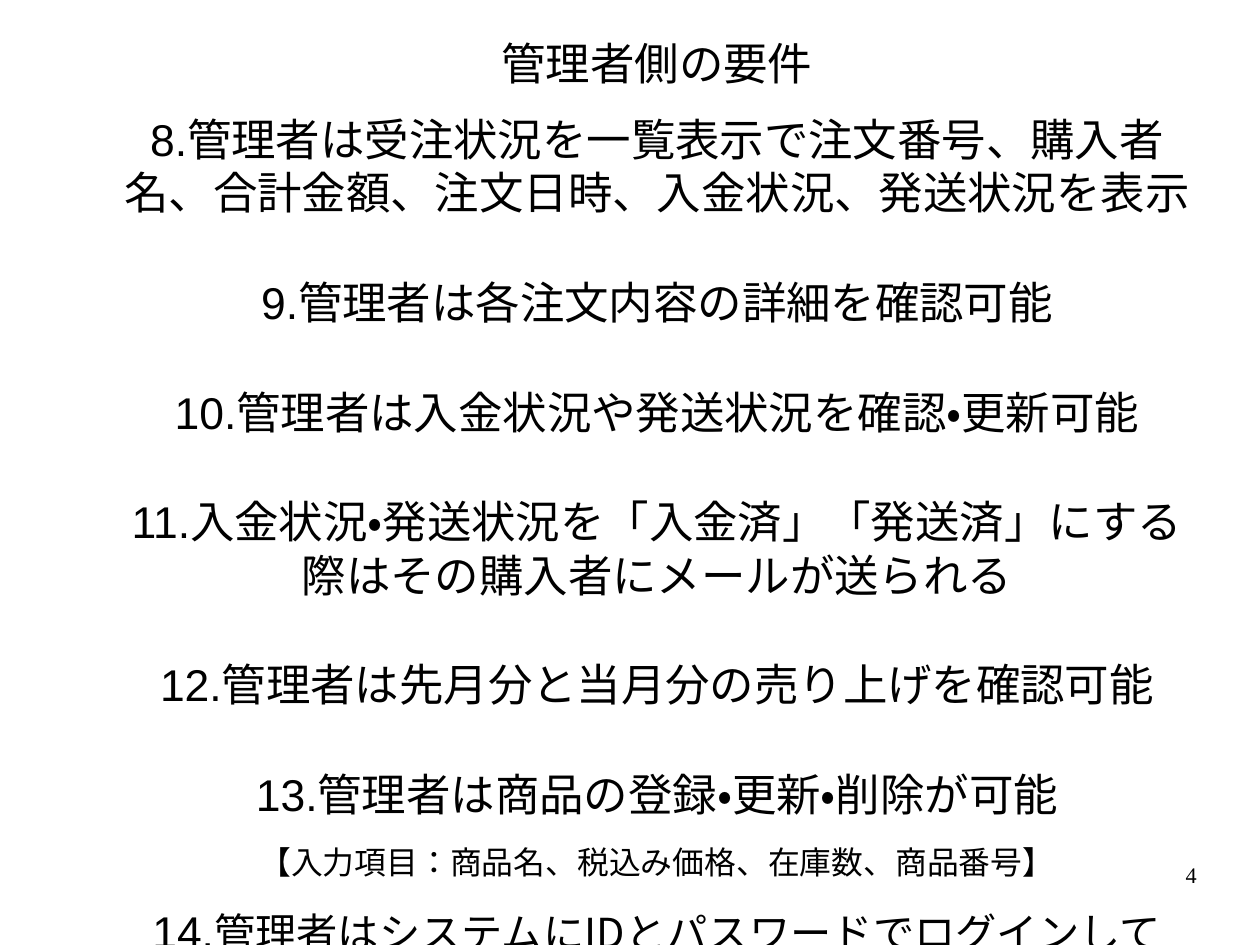
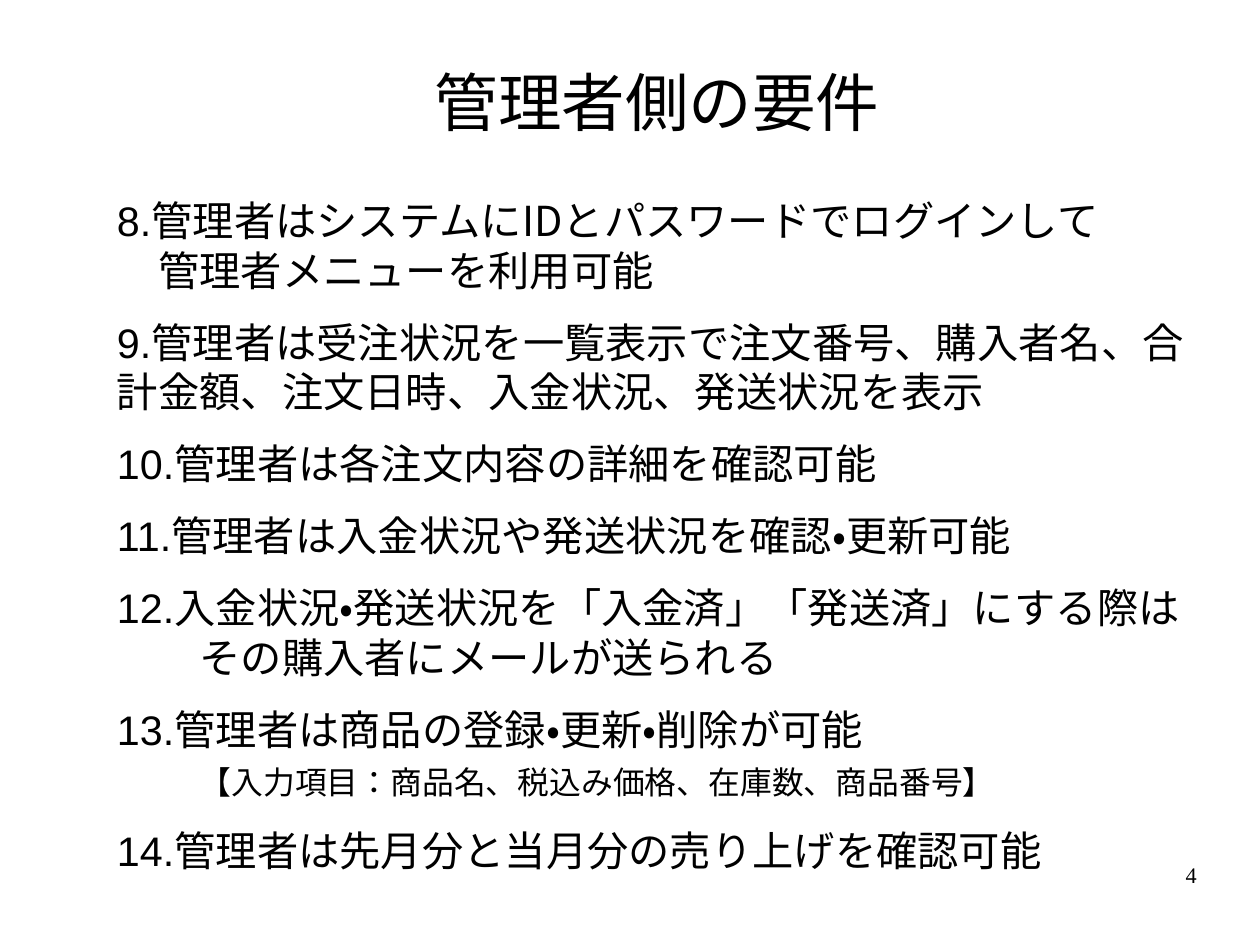
Before and after one commit to black1000/system, a slide deck: slide 4 of ユニフォームプレゼンテーション.odp. Drawn at 1260x945 pixels with LibreOffice and Linux fonts; fonts in the diff are those of the drawing. Boxes give left, top, right and bottom in pixels: in the first picture for what was removed or moved away, otherwise in the second. Text is boxed around its words. In the diff, an @@ line names an element or a change of style, - is before the commit and + after.

```diff
--- a/ユニフォームプレゼンテーション.odp
+++ b/ユニフォームプレゼンテーション.odp
@@ text "管理者側の要件": place and size @@
-text "管理者側の要件" at [124, 42, 1189, 877]
+text "管理者側の要件" at [117, 72, 1184, 870]
@@ text at [435, 72, 879, 131]: size 28 to 40 pt in "管理者側の要件" @@
@@ text at [117, 203, 1184, 870]: text changed; size 28 to 26 pt @@
-8.管理者は受注状況を一覧表示で注文番号、購入者名、合計金額、注文日時、入金状況、発送状況を表示
-9.管理者は各注文内容の詳細を確認可能
-10.管理者は入金状況や発送状況を確認・更新可能
-11.入金状況・発送状況を「入金済」「発送済」にする際はその購入者にメールが送られる
-12.管理者は先月分と当月分の売り上げを確認可能
-13.管理者は商品の登録・更新・削除が可能
-【入力項目：商品名、税込み価格、在庫数、商品番号】
-14.管理者はシステムにIDとパスワードでログインして
-管理者メニューを利用可能
+8.管理者はシステムにIDとパスワードでログインして
+管理者メニューを利用可能
+9.管理者は受注状況を一覧表示で注文番号、購入者名、 合計金額、注文日時、入金状況、発送状況を表示
+10.管理者は各注文内容の詳細を確認可能
+11.管理者は入金状況や発送状況を確認・更新可能
+12.入金状況・発送状況を「入金済」「発送済」にする際は その購入者にメールが送られる
+13.管理者は商品の登録・更新・削除が可能
+【入力項目：商品名、税込み価格、在庫数、商品番号】
+14.管理者は先月分と当月分の売り上げを確認可能
```
Also in this commit, not shown: 10 other slides changed.
